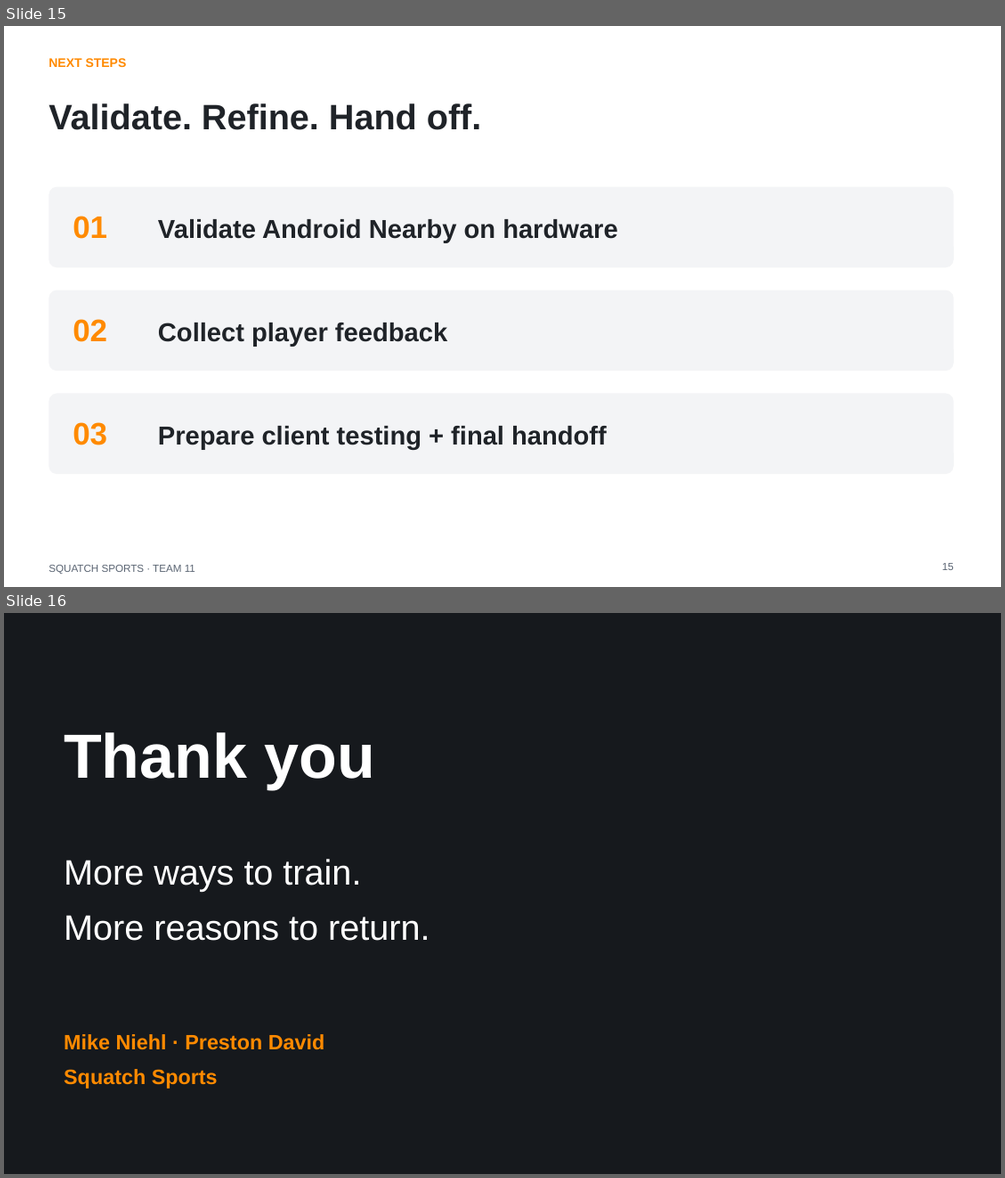
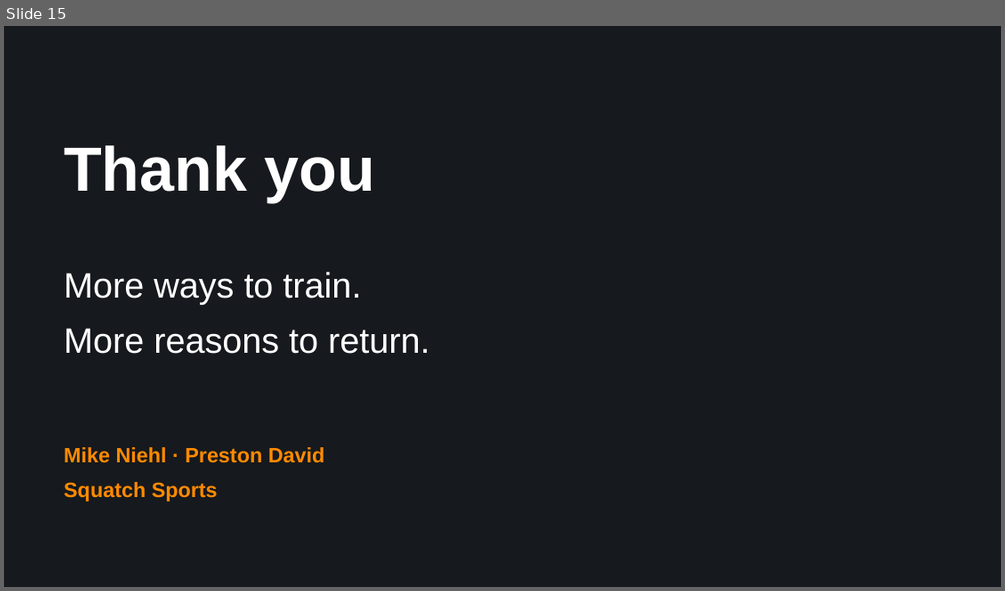
Before and after one commit to KellamA/Squatch-Sports-Team-11-Capstone-Project, a slide deck: Sprints/Sprint_5/PPT/Sprint5_Review.pptx. Shown one above the other, each under a label of ours: slides 15 and 16 before the commit, slide 15 after it. The pictures are 1005x1178 and 1005x591 pixels, drawn with LibreOffice and Linux fonts; fonts in the diff are those of the drawing. Boxes give left, top, right and bottom in pixels: in the first picture for what was removed or moved away, otherwise in the second. Text is boxed around its words. In the diff, an @@ line names an element or a change of style, - is before the commit and + after.

Commit message:
Remove separate Sprint 5 closeout slide and retain tasks in Next Steps

```diff
--- a/Sprints/Sprint_5/PPT/Sprint5_Review.pptx
+++ b/Sprints/Sprint_5/PPT/Sprint5_Review.pptx
@@ slide 15 removed at <box>4,26,1001,587</box>, background #FFFFFF @@
@@ text removed at <box>48,58,127,67</box> @@
-NEXT STEPS
@@ text removed at <box>48,103,482,130</box> @@
-Validate. Refine. Hand off.
@@ rounded rectangle removed at <box>48,187,954,267</box> @@
@@ text removed at <box>73,216,107,239</box> @@
-01
@@ text removed at <box>158,219,618,243</box> @@
-Validate Android Nearby on hardware
@@ rounded rectangle removed at <box>48,290,954,370</box> @@
@@ text removed at <box>73,319,107,342</box> @@
-02
@@ text removed at <box>158,322,447,346</box> @@
-Collect player feedback
@@ rounded rectangle removed at <box>48,394,954,474</box> @@
@@ text removed at <box>73,422,107,445</box> @@
-03
@@ text removed at <box>158,426,607,450</box> @@
-Prepare client testing + final handoff
@@ text removed at <box>48,564,195,573</box> @@
-SQUATCH SPORTS · TEAM 11
@@ text removed at <box>942,563,954,570</box> @@
-15
@@ what was slide 16 is now slide 15 @@
```
Also in this commit, not shown: 6 slides changed, 5 other files.
